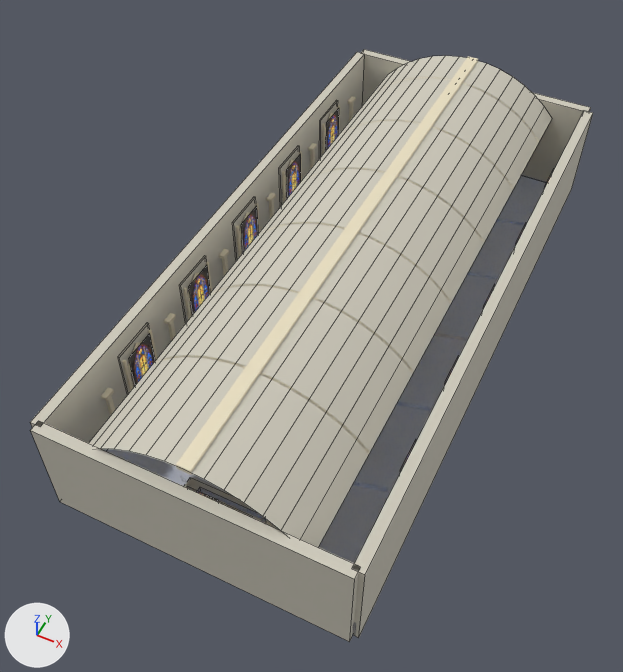
The Blender file experiments/neomud-three/assets/source/scenes/town_temple/town_temple.blend: old version first, new version second.
One viewpoint serves both versions: a 50 mm lens placed at (22.8, -47.7, 64.3), pointed at (-1.9, 1.8, 2.4). Lighting does not change. The marker at lower left points along +X, +Y and +Z. The first picture is the older version. Mesh edges are drawn as thin lines on the coarser meshes.

In view in the first picture: 'COL_world_floor', 'VIS_batch_MAT_temple_limestone_wall', 'VIS_batch_MAT_temple_stained_glass_dawn_v2', 'VIS_batch_MAT_temple_warm_limestone_trim' and 4 more.
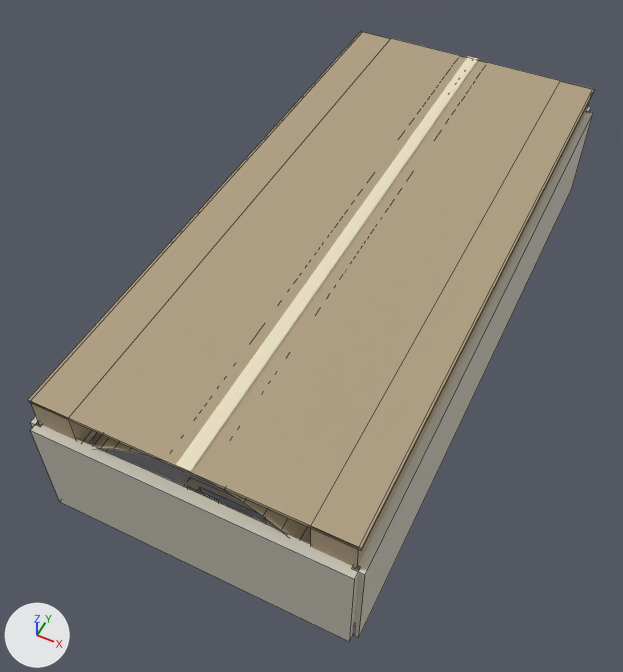
Commit message: feat: add temple ceiling enclosure

Patch to the scene script:
```diff
--- a/experiments/neomud-three/assets/source/scenes/town_temple/town_temple.blend.py
+++ b/experiments/neomud-three/assets/source/scenes/town_temple/town_temple.blend.py
@@ mat_mat_temple_ceiling_warm_shadow @@
+mat_mat_temple_ceiling_warm_shadow = principled_material('MAT_temple_ceiling_warm_shadow')
+mat_mat_temple_ceiling_warm_shadow.base_color = (0.42, 0.34, 0.22)  # beige #ad9e81
+mat_mat_temple_ceiling_warm_shadow.roughness = 0.92
+mat_mat_temple_ceiling_warm_shadow.emission_color = (0.16, 0.12, 0.07)  # brown #6f614b
+mat_mat_temple_ceiling_warm_shadow.emission_strength = 0.08
@@ me_vis_batch_mat_temple_limestone_wall_mesh @@
 # used by ob_vis_batch_mat_temple_limestone_wall; location = (0.0, 38.6, 5.2)
-me_vis_batch_mat_temple_limestone_wall_mesh.from_pydata(...)  # 158 vertices, 110 faces; spans x -14.1..14.1, y -61.4..0.5, z -5.2..8.0
+me_vis_batch_mat_temple_limestone_wall_mesh.from_pydata(...)  # 128 vertices, 96 faces; spans x -14.1..14.1, y -61.4..0.5, z -5.2..5.2
+# me_vis_batch_mat_temple_limestone_wall_mesh part 1: the loose piece of 30 vertices spanning x -10.0..10.0, y -60.6..-0.6, z 3.4..8.0 is deleted
 me_vis_batch_mat_temple_limestone_wall_mesh.materials.append(mat_mat_temple_limestone_wall)
@@ me_vis_batch_mat_temple_ceiling_warm_shadow_mesh @@
+me_vis_batch_mat_temple_ceiling_warm_shadow_mesh.from_pydata(...)  # 54 vertices, 32 faces; spans x -13.6..13.6, y -22.0..38.0, z 8.6..13.3
+me_vis_batch_mat_temple_ceiling_warm_shadow_mesh.materials.append(mat_mat_temple_ceiling_warm_shadow)  # beige #ad9e81
@@ ob_vis_batch_mat_temple_ceiling_warm_shadow @@
+ob_vis_batch_mat_temple_ceiling_warm_shadow = bpy.data.objects.new('VIS_batch_MAT_temple_ceiling_warm_shadow', me_vis_batch_mat_temple_ceiling_warm_shadow_mesh)
+ob_vis_batch_mat_temple_ceiling_warm_shadow.location = (0.0, 0.0, 0.0)
```

Where the change shows, as pixel boxes [x1, y1, x2, y2] in the pictures (623 x 672 px):
'VIS_batch_MAT_temple_limestone_wall', reshaped
    before: [30, 49, 593, 642]
    after: [30, 107, 593, 642]
'VIS_batch_MAT_temple_ceiling_warm_shadow', added (beige)
    after: [28, 31, 595, 568]
part 1 of me_vis_batch_mat_temple_limestone_wall_mesh, deleted
    before: [89, 56, 552, 547]
'COL_world_floor', unchanged, covered by the edit
    before: [106, 175, 546, 563]
    after: [106, 449, 229, 494]
'VIS_batch_MAT_temple_stained_glass_dawn_v2', unchanged, covered by the edit
    before: [129, 108, 553, 502]
    after: [187, 486, 218, 502]
